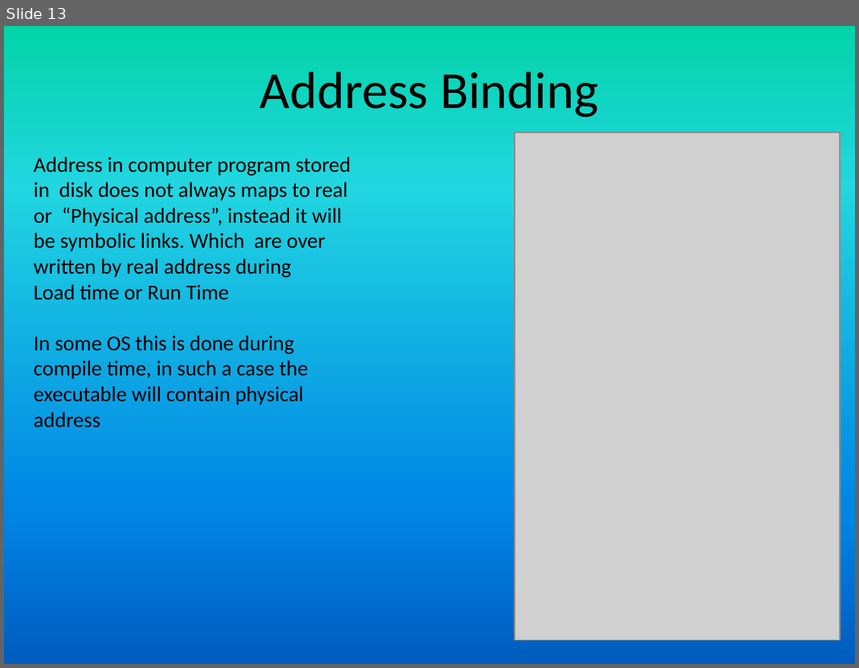
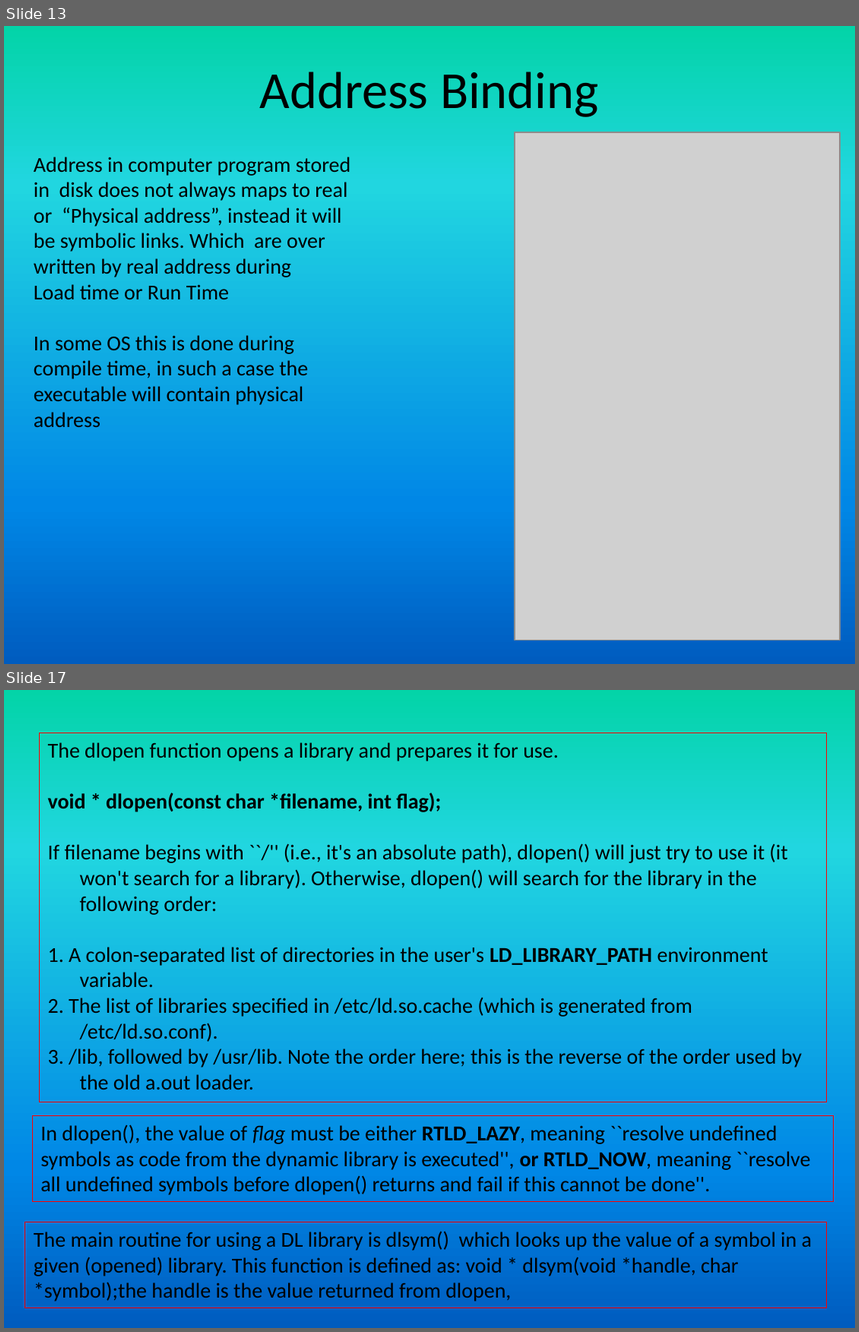
Before and after one commit to girishsukukumar/RTOS, a slide deck: RTOS-15-Memory_management.pptx. Shown one above the other, each under a label of ours: slide 13 before the commit, slides 13 and 17 after it; the slides between them are not shown. The pictures are 859x668 and 859x1332 pixels, drawn with LibreOffice and Linux fonts; fonts in the diff are those of the drawing; grey boxes stand for pictures. Boxes give left, top, right and bottom in pixels: in the first picture for what was removed or moved away, otherwise in the second. Text is boxed around its words. In the diff, an @@ line names an element or a change of style, - is before the commit and + after.

```diff
--- a/RTOS-15-Memory_management.pptx
+++ b/RTOS-15-Memory_management.pptx
@@ slide 17 added at bbox=[4, 690, 855, 1328], background gradient #03D4A8 to #21D6E0 to #0087E6 to #005CBF @@
@@ rectangle added at bbox=[40, 733, 827, 1102], outline #FF0000 0.75 pt, 18 pt, text #000000 @@
+The dlopen function opens a library and prepares it for use.
+void * dlopen(const char *filename, int flag);
+If filename begins with ``/'' (i.e., it's an absolute path), dlopen() will just try to use it (it won't search for a library). Otherwise, dlopen() will search for the library in the following order:
+1. A colon-separated list of directories in the user's LD_LIBRARY_PATH environment variable.
+2. The list of libraries specified in /etc/ld.so.cache (which is generated from /etc/ld.so.conf).
+3. /lib, followed by /usr/lib. Note the order here; this is the reverse of the order used by the old a.out loader.
@@ rectangle added at bbox=[32, 1116, 834, 1201], outline #FF0000 0.75 pt, 18 pt, text #000000 @@
+In dlopen(), the value of flag must be either RTLD_LAZY, meaning ``resolve undefined symbols as code from the dynamic library is executed'', or RTLD_NOW, meaning ``resolve all undefined symbols before dlopen() returns and fail if this cannot be done''.
@@ rectangle added at bbox=[25, 1222, 827, 1308], outline #FF0000 0.75 pt, 18 pt, text #000000 @@
+The main routine for using a DL library is dlsym() which looks up the value of a symbol in a given (opened) library. This function is defined as: void * dlsym(void *handle, char *symbol);the handle is the value returned from dlopen,
```
Also in this commit, not shown: 4 slides changed, 10 other slides added, 1 other file.
